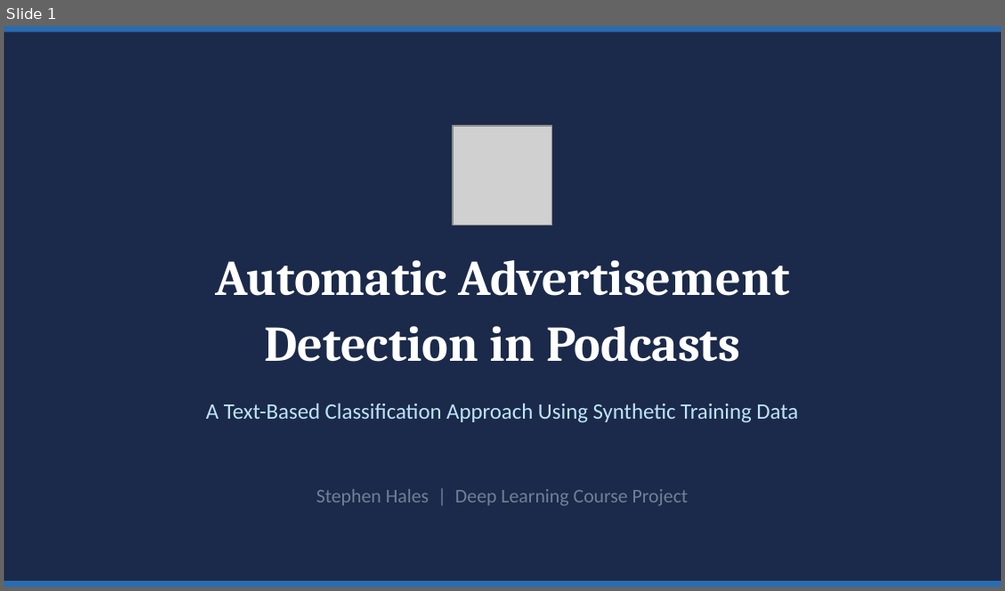
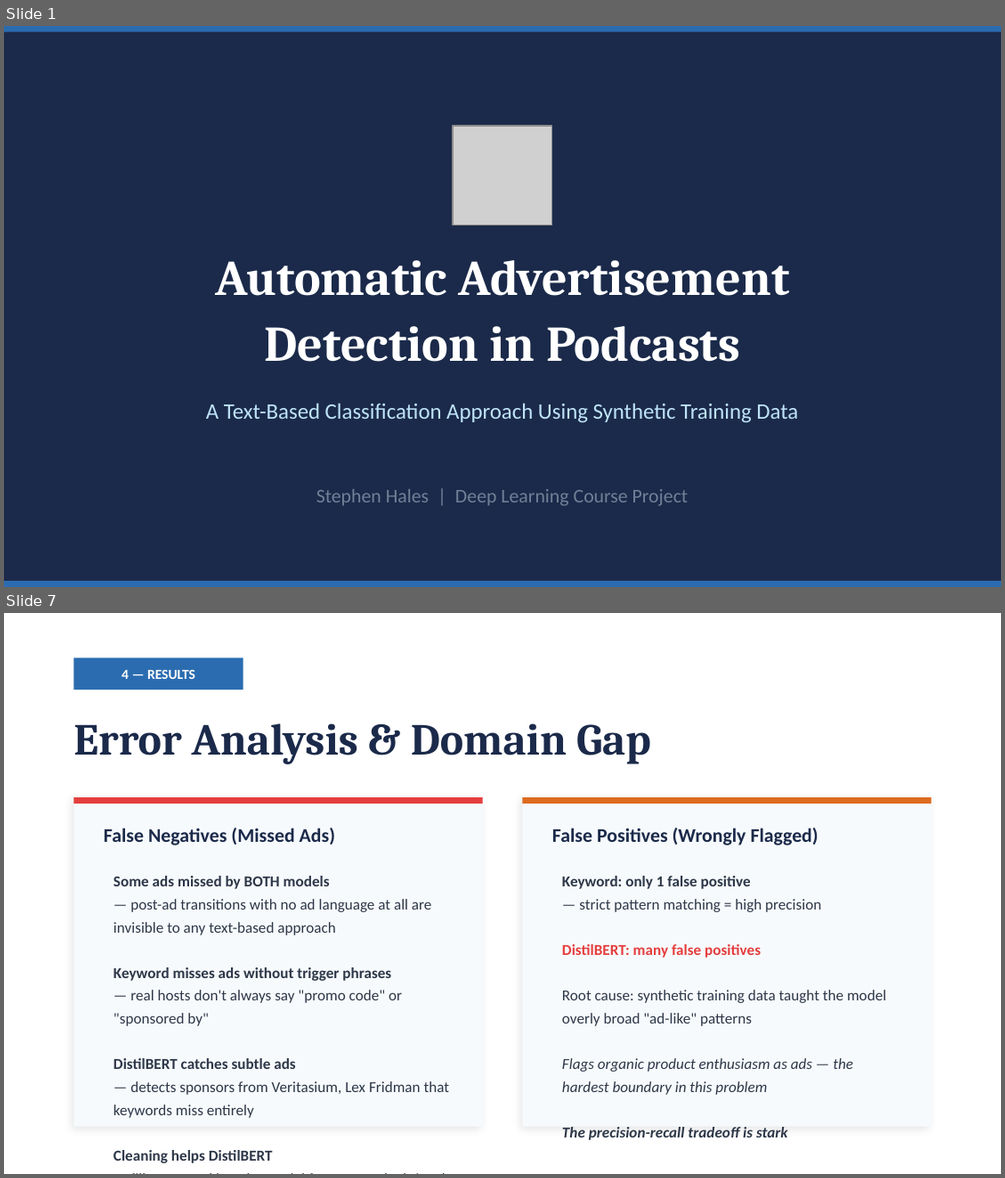
Before and after one commit to zhales05/cs-6480, a slide deck: project/podcast_ad_detection.pptx. Shown one above the other, each under a label of ours: slide 1 before the commit, slides 1 and 7 after it; the slides between them are not shown. The pictures are 1005x591 and 1005x1178 pixels, drawn with LibreOffice and Linux fonts; fonts in the diff are those of the drawing; grey boxes stand for pictures. Boxes give left, top, right and bottom in pixels: in the first picture for what was removed or moved away, otherwise in the second. Text is boxed around its words. In the diff, an @@ line names an element or a change of style, - is before the commit and + after.

```diff
--- a/project/podcast_ad_detection.pptx
+++ b/project/podcast_ad_detection.pptx
@@ slide 7 added at [4,613,1001,1174], background #FFFFFF @@
@@ rectangle added at [73,657,243,690], fill #2B6CB0 @@
@@ text added at [121,670,195,679], 10 pt, text #FFFFFF, bold @@
+4 — RESULTS
@@ text added at [73,723,651,764], 32 pt, text #1B2A4A, bold @@
+Error Analysis & Domain Gap
@@ rectangle added at [73,797,483,1127], fill #F7FAFC @@
@@ rectangle added at [73,797,483,803], fill #E53E3E @@
@@ rectangle added at [522,797,931,1127], fill #F7FAFC @@
@@ rectangle added at [522,797,931,803], fill #DD6B20 @@
@@ text added at [104,827,335,845], 14 pt, text #1B2A4A, bold @@
+False Negatives (Missed Ads)
@@ text added at [552,827,818,845], 14 pt, text #1B2A4A, bold @@
+False Positives (Wrongly Flagged)
@@ text added at [113,876,450,1118], 11 pt, text #2D3748 @@
+Some ads missed by BOTH models
+— post-ad transitions with no ad language at all are invisible to any text-based approach
+Keyword misses ads without trigger phrases
+— real hosts don't always say "promo code" or "sponsored by"
+DistilBERT catches subtle ads
+— detects sponsors from Veritasium, Lex Fridman that keywords miss entirely
+Cleaning helps DistilBERT
+— filler removal lets the model focus on real ad signals instead of synthetic artifacts
@@ text added at [562,876,886,1140], 11 pt, text #2D3748 @@
+Keyword: only 1 false positive
+— strict pattern matching = high precision
+DistilBERT: many false positives
+Root cause: synthetic training data taught the model overly broad "ad-like" patterns
+Flags organic product enthusiasm as ads — the hardest boundary in this problem
+The precision-recall tradeoff is stark
```
Also in this commit, not shown: 6 other slides added, 8 slides removed, 4 other files.
